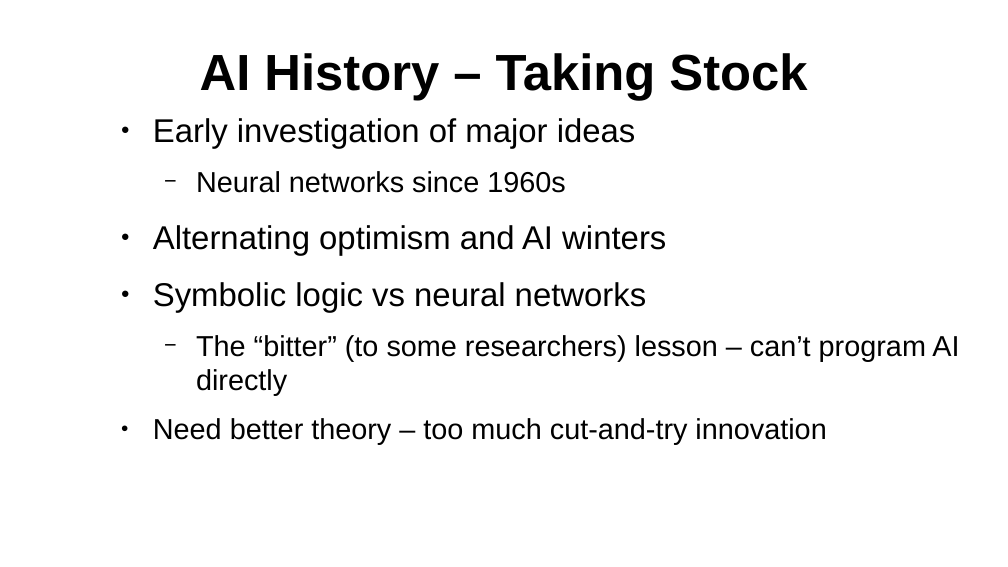
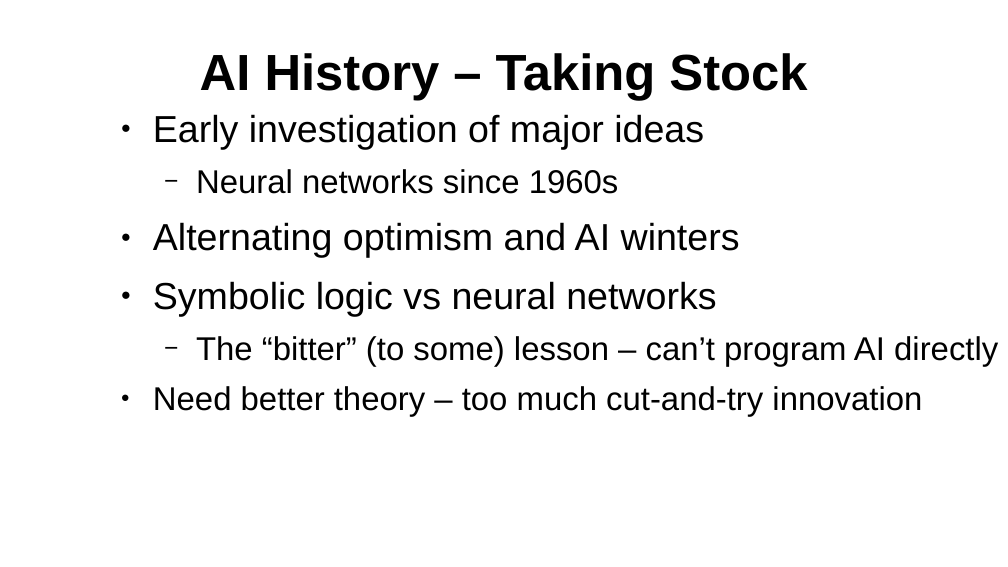
Before and after one commit to ClintStaley/AITalks, a slide deck: slide 18 of UATX/FullPreso2026.pptx (slide 16 before the commit). Drawn at 1008x567 pixels with LibreOffice and Linux fonts; fonts in the diff are those of the drawing. Boxes give left, top, right and bottom in pixels: in the first picture for what was removed or moved away, otherwise in the second. Text is boxed around its words. In the diff, an @@ line names an element or a change of style, - is before the commit and + after.

```diff
--- a/UATX/FullPreso2026.pptx
+++ b/UATX/FullPreso2026.pptx
@@ text at <box>153,114,922,416</box>: size 25.9 to 29.6 pt in "Early investigation of major ideas", "Alternating optimism and AI winters", "Symbolic logic vs neural networks"; size 22.7 to 25.9 pt in "Neural networks since 1960s", "Need better theory – too much cut-and-try ..."; line spacing 1 to 0.9 @@
@@ text at <box>196,336,998,367</box>: text changed; size 22.7 to 25.9 pt @@
-  − The “bitter” (to some researchers) lesson – can’t program AI directly
+  − The “bitter” (to some) lesson – can’t program AI directly
```
Also in this commit, not shown: 18 other slides changed, 2 slides added, 45 other files.
